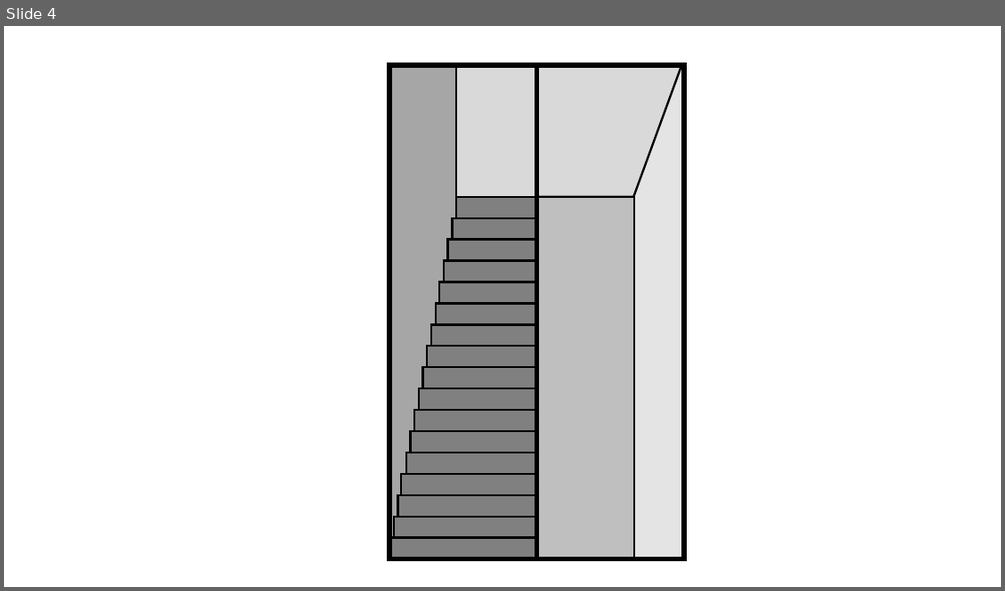
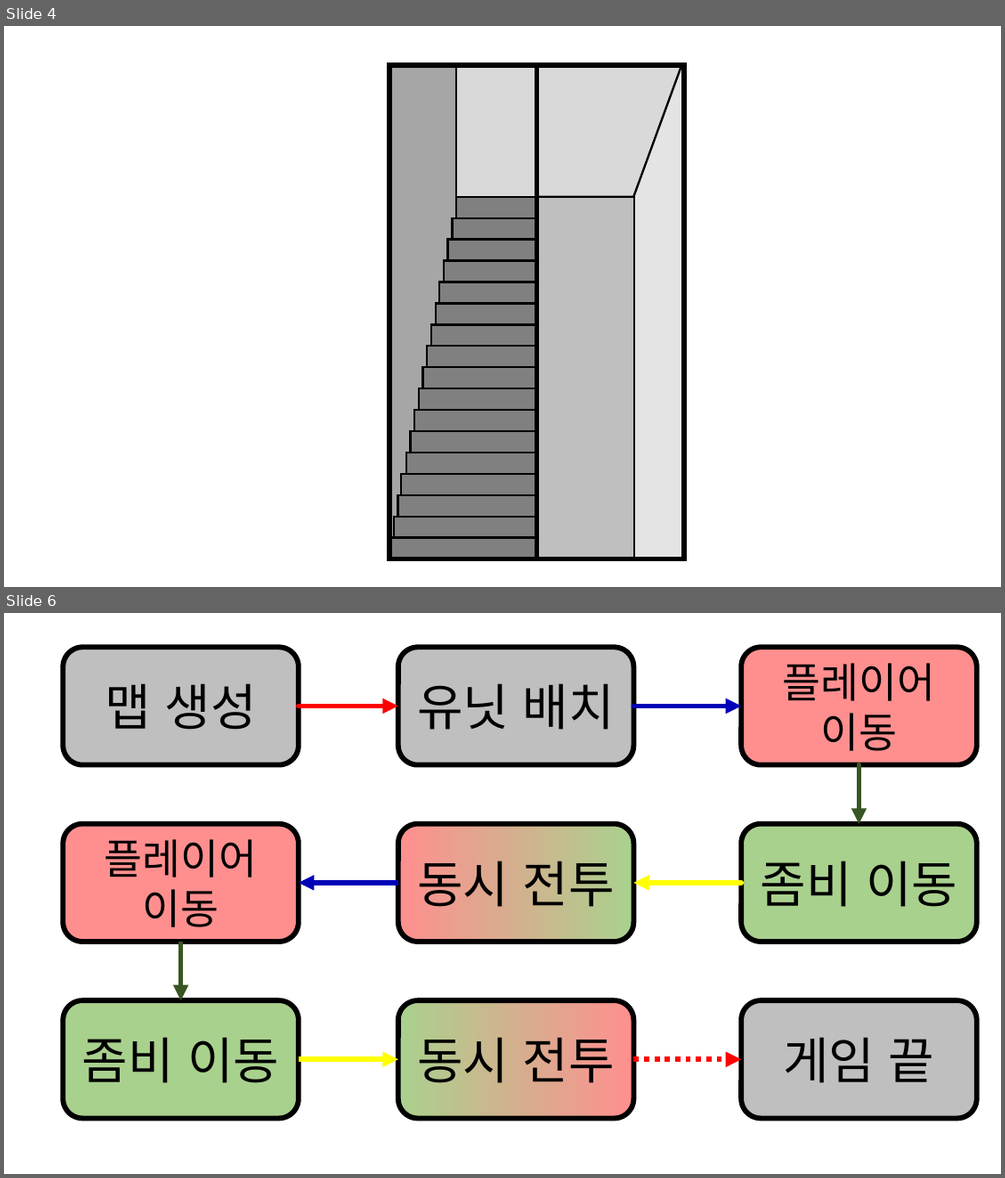
Before and after one commit to SNUGDC/Escapartment, a slide deck: Escapartment 아트 리소스.pptx. Shown one above the other, each under a label of ours: slide 4 before the commit, slides 4 and 6 after it; the slides between them are not shown. The pictures are 1005x591 and 1005x1178 pixels, drawn with LibreOffice and Linux fonts; fonts in the diff are those of the drawing. Boxes give left, top, right and bottom in pixels: in the first picture for what was removed or moved away, otherwise in the second. Text is boxed around its words. In the diff, an @@ line names an element or a change of style, - is before the commit and + after.

Commit message:
유닛 움직일 수 있도록 해야함

```diff
--- a/Escapartment 아트 리소스.pptx
+++ b/Escapartment 아트 리소스.pptx
@@ slide 6 added at (4, 613, 1001, 1174), background #FFFFFF @@
@@ rounded rectangle added at (63, 648, 299, 765), fill #BFBFBF, outline #000000 5 pt, 48 pt, text #000000 @@
+맵 생성
@@ rounded rectangle added at (398, 648, 633, 765), fill #BFBFBF, outline #000000 5 pt, 48 pt, text #000000 @@
+유닛 배치
@@ rounded rectangle added at (741, 648, 977, 765), fill #FF8F8F, outline #000000 5 pt, 40 pt, text #000000 @@
+플레이어 이동
@@ arrow added from (299, 706) to (398, 706), #FF0000 5 pt @@
@@ arrow added from (633, 706) to (741, 706), #0000B8 5 pt @@
@@ arrow added from (858, 765) to (858, 824), #385723 5 pt @@
@@ rounded rectangle added at (63, 824, 299, 941), fill #FF8F8F, outline #000000 5 pt, 40 pt, text #000000 @@
+플레이어 이동
@@ rounded rectangle added at (398, 824, 633, 941), fill gradient #FF8F8F to #A9D18E, outline #000000 5 pt, 48 pt, text #000000 @@
+동시 전투
@@ rounded rectangle added at (741, 824, 977, 941), fill #A9D18E, outline #000000 5 pt, 48 pt, text #000000 @@
+좀비 이동
@@ arrow added from (398, 883) to (299, 883), #0000B8 5 pt @@
@@ arrow added from (741, 883) to (633, 883), #FFFF00 5 pt @@
@@ arrow added from (180, 941) to (180, 1000), #385723 5 pt @@
@@ rounded rectangle added at (63, 1000, 299, 1118), fill #A9D18E, outline #000000 5 pt, 48 pt, text #000000 @@
+좀비 이동
@@ rounded rectangle added at (398, 1000, 633, 1118), fill gradient #A9D18E to #FF8F8F, outline #000000 5 pt, 48 pt, text #000000 @@
+동시 전투
@@ rounded rectangle added at (741, 1000, 977, 1118), fill #BFBFBF, outline #000000 5 pt, 48 pt, text #000000 @@
+게임 끝
@@ arrow added from (299, 1060) to (398, 1060), #FFFF00 5 pt @@
@@ arrow added from (633, 1060) to (741, 1060), #FF0000 5 pt dashed @@
```
Also in this commit, not shown: 2 other slides added, 25 other files.
